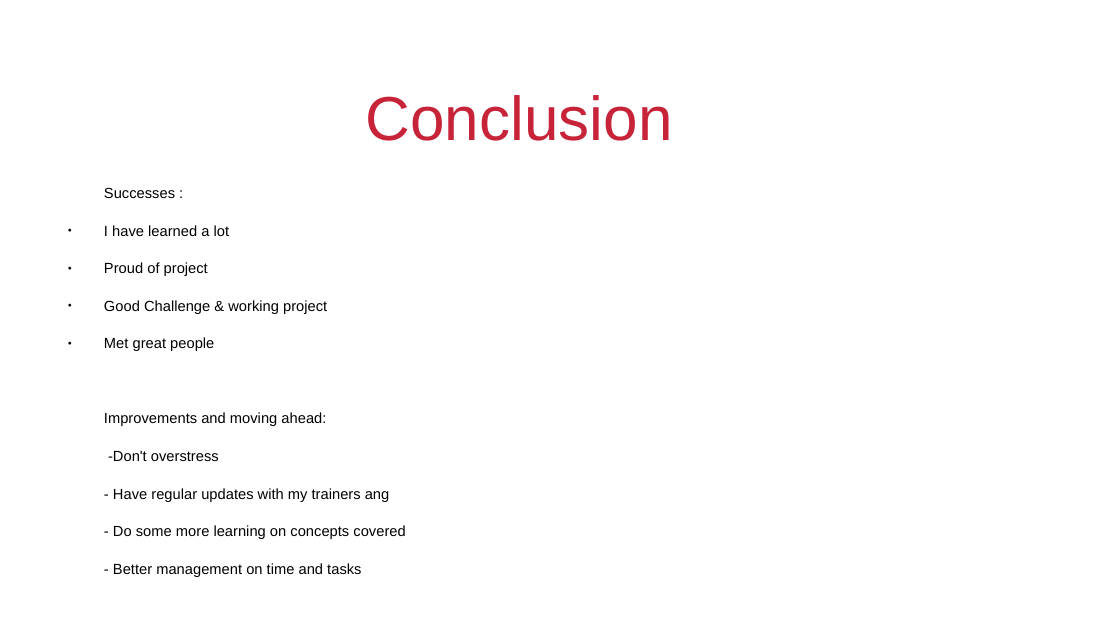
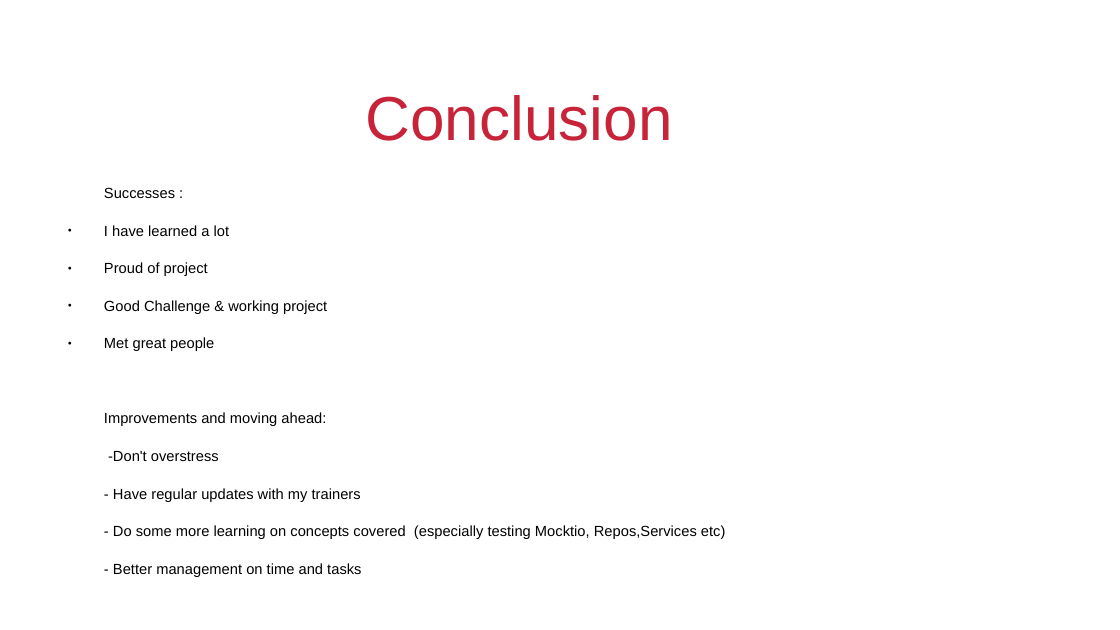
Before and after one commit to SehunB-QA/TDL-Assignment, a slide deck: slide 21 of TDL-Assignment-Documentation/Presentation/TDL Assignment Presentation.odp (slide 19 before the commit). Drawn at 1120x630 pixels with LibreOffice and Linux fonts; fonts in the diff are those of the drawing; background and template pictures are left out. Boxes give left, top, right and bottom in pixels: in the first picture for what was removed or moved away, otherwise in the second. Text is boxed around its words. In the diff, an @@ line names an element or a change of style, - is before the commit and + after.

```diff
--- a/TDL-Assignment-Documentation/Presentation/TDL Assignment Presentation.odp
+++ b/TDL-Assignment-Documentation/Presentation/TDL Assignment Presentation.odp
@@ text at box(113, 488, 725, 539): text changed @@
-- Have regular updates with my trainers ang
-- Do some more learning on concepts covered
+- Have regular updates with my trainers
+- Do some more learning on concepts covered (especially testing Mocktio, Repos,Services etc)
```
Also in this commit, not shown: 6 other slides changed, 3 slides added, 1 slide removed, 3 other files.
